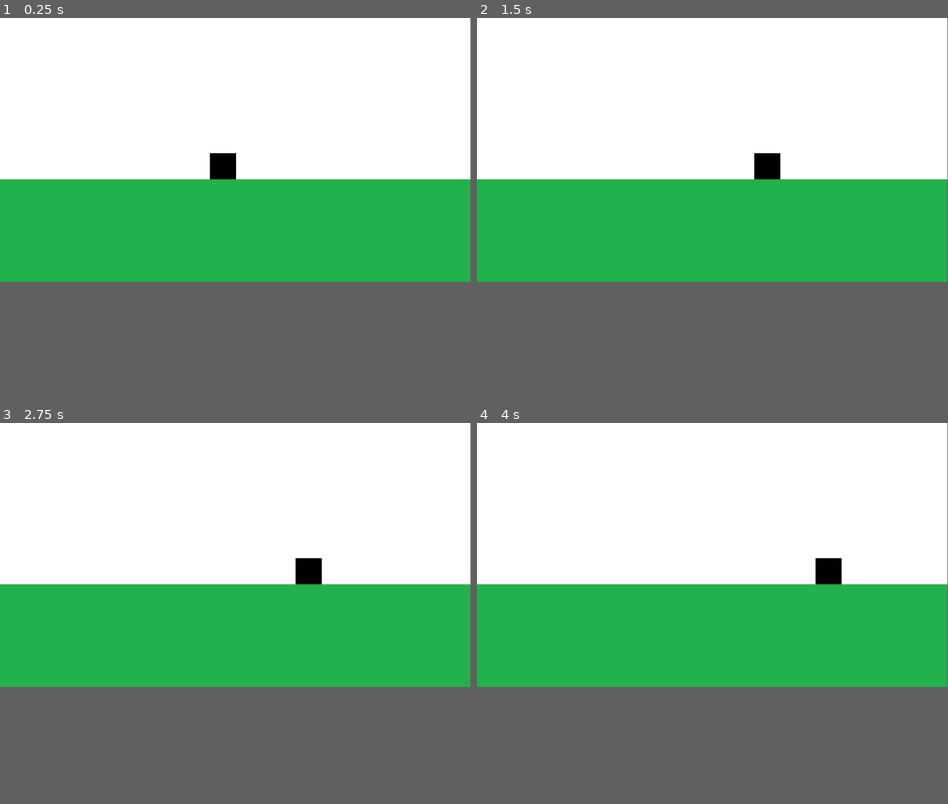
Above: before the commit, frames 1-4 (two rows, left to right).
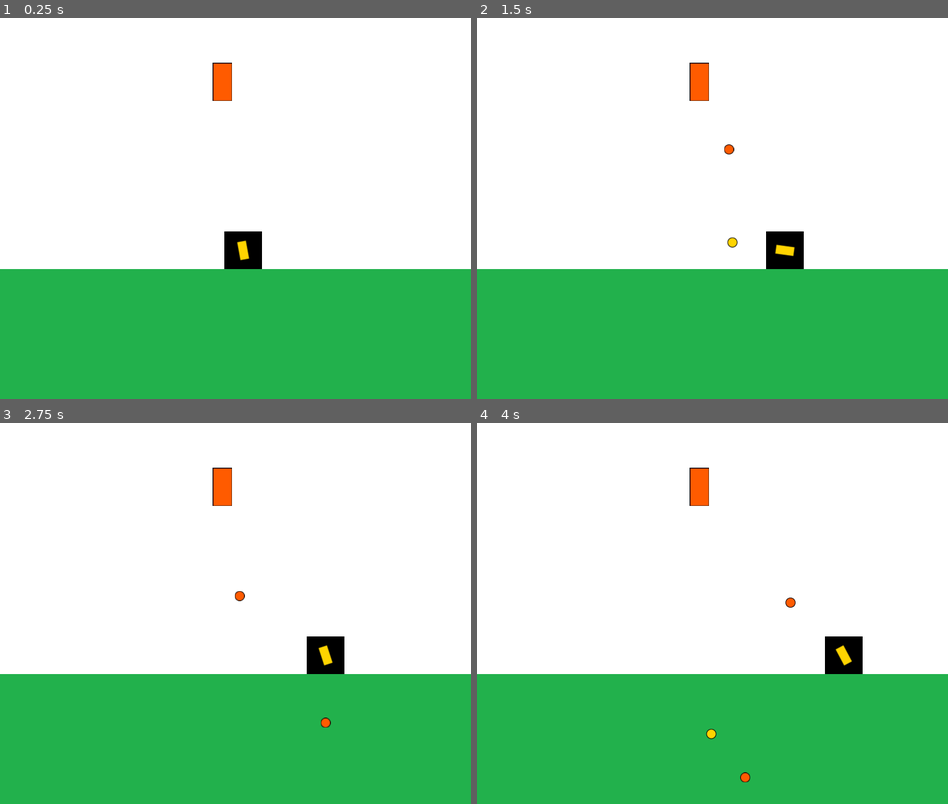
Above: after the commit, the same moments.

Repository: dddaavo/entregas-ipv-duarte-david-ignacio
Game: Godot game, scene res://Main.tscn
The game is run twice, just before and just after one commit, with the same random seed, the same clock (stepped at 60 frames per second) and the same inputs. Before the commit the project starts from res://main.tscn.
Inputs (mouse positions are in pixels of both pictures, inside the frame that each line leads up to):
- Up to frame 1 (0.25 s): no input
- Up to frame 2 (1.5 s): tap Enter at 0.5 s; move the mouse to (816, 136) at 0.52 s; hold D (move_right) 0.53-1.28 s; click (816, 136) at 0.6 s; move the mouse to (618, 162) at 1.27 s; hold A (move_left) from 1.28 s (still down); click (618, 162) at 1.35 s
- Up to frame 3 (2.75 s): move the mouse to (282, 495) at 2.02 s; release A (move_left) at 2.03 s; hold D (move_right) from 2.03 s (still down); click (282, 495) at 2.1 s
- Up to frame 4 (4 s): move the mouse to (688, 609) at 2.77 s; click (688, 609) at 2.85 s; move the mouse to (853, 594) at 3.52 s; release D (move_right) at 3.53 s; hold A (move_left) from 3.53 s (still down); click (853, 594) at 3.6 s
In our replay, the window is 799x449 before the commit and 800x648 after it. These sizes can differ from the game's own. Grey fills any space a smaller window leaves; there, only what the larger window draws over its background counts as a difference.

The runs differ from the first frame. In frame 1, 24% of the frame differs, in the area x 0-100%, y 0-66%; in frame 2, 25%; in frame 3, 25%; in frame 4, 25%, in the area x 0-100%, y 0-95%.

Commit message:
Desafio #2 completo - Player con cañon y torreta

Diff:
--- /dev/null
+++ b/entrega-2-duarte-david/Main.tscn
@@ -0,0 +1,32 @@
+[gd_scene load_steps=6 format=3 uid="uid://dybujd8q5psh"]
+
+[ext_resource type="PackedScene" uid="uid://qgfpg5ilkip3" path="res://entities/player/Player.tscn" id="1"]
+[ext_resource type="Script" uid="uid://cdypgli8kncx6" path="res://main.gd" id="1_cm0pq"]
+[ext_resource type="Texture2D" uid="uid://db18bb7akem6" path="res://assets/textures/background.png" id="2"]
+[ext_resource type="Texture2D" uid="uid://doucm3w3kmah1" path="res://assets/textures/floor.png" id="3"]
+[ext_resource type="PackedScene" uid="uid://hw1hwwmlfk25" path="res://entities/enemies/turret.tscn" id="5_fos0i"]
+
+[node name="Main" type="Node"]
+script = ExtResource("1_cm0pq")
+
+[node name="Background" type="TextureRect" parent="."]
+anchors_preset = 15
+anchor_right = 1.0
+anchor_bottom = 1.0
+texture = ExtResource("2")
+expand_mode = 1
+
+[node name="Floor" type="TextureRect" parent="."]
+anchors_preset = -1
+anchor_top = 0.699
+anchor_right = 1.0
+anchor_bottom = 1.0
+offset_top = -25.952
+texture = ExtResource("3")
+expand_mode = 1
+
+[node name="Player" parent="." instance=ExtResource("1")]
+position = Vector2(413.003, 395.272)
+
+[node name="Turret" parent="." instance=ExtResource("5_fos0i")]
+position = Vector2(378, 109)
--- /dev/null
+++ b/entrega-2-duarte-david/default_env.tres
@@ -0,0 +1,7 @@
+[gd_resource type="Environment" load_steps=2 format=3 uid="uid://b1vnahb7ucaht"]
+
+[sub_resource type="Sky" id="1"]
+
+[resource]
+background_mode = 2
+sky = SubResource("1")
--- /dev/null
+++ b/entrega-2-duarte-david/entities/AbstractProjectile.tscn
@@ -0,0 +1,11 @@
+[gd_scene load_steps=2 format=3 uid="uid://kjukcqpom8io"]
+
+[ext_resource type="Script" uid="uid://ckdd2gk4j718p" path="res://entities/abstract_projectile.gd" id="1_kst0p"]
+
+[node name="Projectile" type="Sprite2D"]
+script = ExtResource("1_kst0p")
+speed = 10
+
+[node name="Timer" type="Timer" parent="."]
+
+[connection signal="timeout" from="Timer" to="." method="_on_timer_timeout"]
--- /dev/null
+++ b/entrega-2-duarte-david/entities/abstract_projectile.gd
@@ -0,0 +1,22 @@
+extends Sprite2D
+class_name Projectile
+
+signal delete_requested(projectile)
+
+@export var speed:int = 50
+var direction:Vector2
+
+func _ready():
+	set_physics_process(false)
+
+func _physics_process(delta: float) -> void:
+	position += direction * speed * delta
+
+func set_starting_values(starting_position:Vector2, direction:Vector2):
+	$Timer.start()
+	global_position = starting_position
+	self.direction = direction
+	set_physics_process(true)
+
+func _on_timer_timeout() -> void:
+	emit_signal("delete_requested", self)
--- /dev/null
+++ b/entrega-2-duarte-david/entities/enemies/projectile.tscn
@@ -0,0 +1,11 @@
+[gd_scene load_steps=3 format=3 uid="uid://bsdid5y64t36q"]
+
+[ext_resource type="PackedScene" uid="uid://kjukcqpom8io" path="res://entities/AbstractProjectile.tscn" id="1_uu7u1"]
+[ext_resource type="Texture2D" uid="uid://cveubo4q8shu" path="res://assets/textures/proyectile_turret.png" id="2_1ljup"]
+
+[node name="Projectile" instance=ExtResource("1_uu7u1")]
+texture = ExtResource("2_1ljup")
+speed = 250
+
+[node name="Timer" parent="." index="0"]
+wait_time = 5.0
--- /dev/null
+++ b/entrega-2-duarte-david/entities/enemies/turret.gd
@@ -0,0 +1,24 @@
+extends Sprite2D
+
+@export var projectile_scene:PackedScene
+
+var projectile_container:Node
+var player
+
+func set_values(player, projectile_container):
+	self.player = player
+	self.projectile_container = projectile_container
+	$Timer.start()
+
+func _on_timer_timeout() -> void:
+	fire()
+
+func fire():
+	var projectile:Projectile = projectile_scene.instantiate()
+	projectile_container.add_child(projectile)
+	projectile.set_starting_values($FirePosition.global_position, (player.global_position - $FirePosition.global_position).normalized())
+	projectile.connect("delete_requested", _on_projectile_delete_requested)
+
+func _on_projectile_delete_requested(projectile):
+	projectile_container.remove_child(projectile)
+	projectile.queue_free()
--- /dev/null
+++ b/entrega-2-duarte-david/entities/enemies/turret.tscn
@@ -0,0 +1,16 @@
+[gd_scene load_steps=4 format=3 uid="uid://hw1hwwmlfk25"]
+
+[ext_resource type="Texture2D" uid="uid://dfau5corr8tfm" path="res://assets/textures/turret.png" id="1_sy5ka"]
+[ext_resource type="Script" uid="uid://oxpgo0pt8h7p" path="res://entities/enemies/turret.gd" id="2_h6tj7"]
+[ext_resource type="PackedScene" uid="uid://bsdid5y64t36q" path="res://entities/enemies/projectile.tscn" id="3_aiw5j"]
+
+[node name="Turret" type="Sprite2D"]
+texture = ExtResource("1_sy5ka")
+script = ExtResource("2_h6tj7")
+projectile_scene = ExtResource("3_aiw5j")
+
+[node name="FirePosition" type="Marker2D" parent="."]
+
+[node name="Timer" type="Timer" parent="."]
+
+[connection signal="timeout" from="Timer" to="." method="_on_timer_timeout"]
--- a/entrega-2-duarte-david/entities/player.gd
+++ /dev/null
@@ -1,8 +0,0 @@
-extends Sprite2D
-
-@export var speed:float = 100
-
-# Called every frame. 'delta' is the elapsed time since the previous frame.
-func _process(delta: float) -> void:
-	var direction:int = int(Input.is_action_pressed("move_right")) - int(Input.is_action_pressed("move_left"))
-	position.x += direction * speed * delta
--- a/entrega-2-duarte-david/entities/player.tscn
+++ /dev/null
@@ -1,8 +0,0 @@
-[gd_scene load_steps=3 format=3 uid="uid://ce2it4ts4o4nj"]
-
-[ext_resource type="Texture2D" uid="uid://cxw8qi05vkl2v" path="res://assets/player.png" id="1_merdl"]
-[ext_resource type="Script" uid="uid://677ir062iwu6" path="res://entities/player.gd" id="2_b0kkn"]
-
-[node name="Player" type="Sprite2D"]
-texture = ExtResource("1_merdl")
-script = ExtResource("2_b0kkn")
--- /dev/null
+++ b/entrega-2-duarte-david/entities/player/Player.gd
@@ -0,0 +1,24 @@
+extends Sprite2D
+
+@onready var cannon:Sprite2D = $Cannon
+
+var speed = 200 #Pixeles
+
+var projectile_container:Node
+
+var velocity
+
+func set_projectile_container(container:Node):
+	cannon.projectile_container = container
+	projectile_container = container
+
+func _physics_process(delta):
+	var direction:int = int(Input.is_action_pressed("move_right")) - int(Input.is_action_pressed("move_left"))
+
+	var mouse_position:Vector2 = get_global_mouse_position() # VECTOR OBJETIVO
+	cannon.look_at(mouse_position)
+
+	if Input.is_action_just_pressed("fire"):
+		cannon.fire()
+
+	position.x += direction * speed * delta
--- /dev/null
+++ b/entrega-2-duarte-david/entities/player/Player.tscn
@@ -0,0 +1,20 @@
+[gd_scene load_steps=6 format=3 uid="uid://qgfpg5ilkip3"]
+
+[ext_resource type="Script" uid="uid://cxrcfe0narinx" path="res://entities/player/Player.gd" id="1"]
+[ext_resource type="Texture2D" uid="uid://dudq8vodp6hh5" path="res://assets/textures/player.png" id="2"]
+[ext_resource type="Texture2D" uid="uid://bfa28wusi72vf" path="res://assets/textures/cannon.png" id="3_l3c03"]
+[ext_resource type="Script" uid="uid://dmvk4f6gcgfti" path="res://entities/player/cannon.gd" id="4_eaotn"]
+[ext_resource type="PackedScene" uid="uid://bo85cm6254hpt" path="res://entities/player/projectile.tscn" id="5_g3lhm"]
+
+[node name="Player" type="Sprite2D"]
+position = Vector2(-0.0635071, 0.165405)
+texture = ExtResource("2")
+script = ExtResource("1")
+
+[node name="Cannon" type="Sprite2D" parent="."]
+texture = ExtResource("3_l3c03")
+script = ExtResource("4_eaotn")
+projectile_scene = ExtResource("5_g3lhm")
+
+[node name="FirePosition" type="Marker2D" parent="Cannon"]
+position = Vector2(17.0635, -0.165405)
--- /dev/null
+++ b/entrega-2-duarte-david/entities/player/cannon.gd
@@ -0,0 +1,19 @@
+extends Sprite2D
+
+@onready var fire_position:Marker2D = $FirePosition
+@export var projectile_scene:PackedScene
+
+var projectile_container:Node
+
+func fire():
+	var projectile_instance:Projectile = projectile_scene.instantiate()
+	projectile_container.add_child(projectile_instance)
+
+	var projectile_direction = fire_position.global_position - global_position
+	projectile_instance.set_starting_values(fire_position.global_position, projectile_direction)
+
+	projectile_instance.connect("delete_requested", _on_projectile_delete_requested)
+
+func _on_projectile_delete_requested(projectile):
+	projectile_container.remove_child(projectile)
+	projectile.queue_free()
--- /dev/null
+++ b/entrega-2-duarte-david/entities/player/projectile.tscn
@@ -0,0 +1,11 @@
+[gd_scene load_steps=3 format=3 uid="uid://bo85cm6254hpt"]
+
+[ext_resource type="PackedScene" uid="uid://kjukcqpom8io" path="res://entities/AbstractProjectile.tscn" id="1_txje5"]
+[ext_resource type="Texture2D" uid="uid://d3eps8lptvvo8" path="res://assets/textures/proyectile_player.png" id="2_kf17x"]
+
+[node name="Projectile" instance=ExtResource("1_txje5")]
+texture = ExtResource("2_kf17x")
+speed = 50
+
+[node name="Timer" parent="." index="0"]
+wait_time = 3.0
--- a/entrega-2-duarte-david/icon.svg
+++ /dev/null
@@ -1 +0,0 @@
-<svg xmlns="http://www.w3.org/2000/svg" width="128" height="128"><rect width="124" height="124" x="2" y="2" fill="#363d52" stroke="#212532" stroke-width="4" rx="14"/><g fill="#fff" transform="translate(12.322 12.322)scale(.101)"><path d="M105 673v33q407 354 814 0v-33z"/><path fill="#478cbf" d="m105 673 152 14q12 1 15 14l4 67 132 10 8-61q2-11 15-15h162q13 4 15 15l8 61 132-10 4-67q3-13 15-14l152-14V427q30-39 56-81-35-59-83-108-43 20-82 47-40-37-88-64 7-51 8-102-59-28-123-42-26 43-46 89-49-7-98 0-20-46-46-89-64 14-123 42 1 51 8 102-48 27-88 64-39-27-82-47-48 49-83 108 26 42 56 81zm0 33v39c0 276 813 276 814 0v-39l-134 12-5 69q-2 10-14 13l-162 11q-12 0-16-11l-10-65H446l-10 65q-4 11-16 11l-162-11q-12-3-14-13l-5-69z"/><path d="M483 600c0 34 58 34 58 0v-86c0-34-58-34-58 0z"/><circle cx="725" cy="526" r="90"/><circle cx="299" cy="526" r="90"/></g><g fill="#414042" transform="translate(12.322 12.322)scale(.101)"><circle cx="307" cy="532" r="60"/><circle cx="717" cy="532" r="60"/></g></svg>
--- /dev/null
+++ b/entrega-2-duarte-david/main.gd
@@ -0,0 +1,5 @@
+extends Node
+
+func _ready() -> void:
+	$Player.set_projectile_container(self)
+	$Turret.set_values($Player, self)
--- a/entrega-2-duarte-david/main.tscn
+++ /dev/null
@@ -1,31 +0,0 @@
-[gd_scene load_steps=5 format=3 uid="uid://bxkg1ple840o"]
-
-[ext_resource type="PackedScene" uid="uid://ce2it4ts4o4nj" path="res://entities/player.tscn" id="1_ig7tw"]
-[ext_resource type="Script" uid="uid://bdgudplyrbhte" path="res://entities/player.gd" id="2_0xm2m"]
-[ext_resource type="Texture2D" uid="uid://dtvfibwgn4pkp" path="res://assets/floor.png" id="2_1bvp3"]
-[ext_resource type="Texture2D" uid="uid://cqgriqwchamob" path="res://assets/background.png" id="3_h2yge"]
-
-[node name="Main" type="Node"]
-
-[node name="Background" type="TextureRect" parent="."]
-anchors_preset = 15
-anchor_right = 1.0
-anchor_bottom = 1.0
-grow_horizontal = 2
-grow_vertical = 2
-texture = ExtResource("3_h2yge")
-
-[node name="TextureRect" type="TextureRect" parent="."]
-anchors_preset = 12
-anchor_top = 1.0
-anchor_right = 1.0
-anchor_bottom = 1.0
-offset_top = -252.0
-grow_horizontal = 2
-grow_vertical = 0
-texture = ExtResource("2_1bvp3")
-
-[node name="Player" parent="." instance=ExtResource("1_ig7tw")]
-position = Vector2(546, 364)
-script = ExtResource("2_0xm2m")
-speed = 300.0
--- a/entrega-2-duarte-david/project.godot
+++ b/entrega-2-duarte-david/project.godot
@@ -10,22 +10,36 @@
 
 [application]
 
-config/name="entrega-2-duarte-david"
-run/main_scene="uid://bxkg1ple840o"
-config/features=PackedStringArray("4.4", "Forward Plus")
-config/icon="res://icon.svg"
+config/name="Proyecto Godot - Clase 3"
+run/main_scene="res://Main.tscn"
+config/features=PackedStringArray("4.4")
+config/icon="res://icon.png"
+
+[display]
+
+window/size/viewport_width=800
+window/stretch/mode="2d"
 
 [input]
 
 move_left={
-"deadzone": 0.2,
-"events": [Object(InputEventKey,"resource_local_to_scene":false,"resource_name":"","device":-1,"window_id":0,"alt_pressed":false,"shift_pressed":false,"ctrl_pressed":false,"meta_pressed":false,"pressed":false,"keycode":0,"physical_keycode":4194319,"key_label":0,"unicode":0,"location":0,"echo":false,"script":null)
-, Object(InputEventKey,"resource_local_to_scene":false,"resource_name":"","device":-1,"window_id":0,"alt_pressed":false,"shift_pressed":false,"ctrl_pressed":false,"meta_pressed":false,"pressed":false,"keycode":0,"physical_keycode":65,"key_label":0,"unicode":97,"location":0,"echo":false,"script":null)
+"deadzone": 0.5,
+"events": [Object(InputEventKey,"resource_local_to_scene":false,"resource_name":"","device":0,"window_id":0,"alt_pressed":false,"shift_pressed":false,"ctrl_pressed":false,"meta_pressed":false,"pressed":false,"keycode":65,"physical_keycode":0,"key_label":0,"unicode":0,"location":0,"echo":false,"script":null)
+, Object(InputEventKey,"resource_local_to_scene":false,"resource_name":"","device":0,"window_id":0,"alt_pressed":false,"shift_pressed":false,"ctrl_pressed":false,"meta_pressed":false,"pressed":false,"keycode":4194319,"physical_keycode":0,"key_label":0,"unicode":0,"location":0,"echo":false,"script":null)
 ]
 }
 move_right={
-"deadzone": 0.2,
-"events": [Object(InputEventKey,"resource_local_to_scene":false,"resource_name":"","device":-1,"window_id":0,"alt_pressed":false,"shift_pressed":false,"ctrl_pressed":false,"meta_pressed":false,"pressed":false,"keycode":0,"physical_keycode":4194321,"key_label":0,"unicode":0,"location":0,"echo":false,"script":null)
-, Object(InputEventKey,"resource_local_to_scene":false,"resource_name":"","device":-1,"window_id":0,"alt_pressed":false,"shift_pressed":false,"ctrl_pressed":false,"meta_pressed":false,"pressed":false,"keycode":0,"physical_keycode":68,"key_label":0,"unicode":100,"location":0,"echo":false,"script":null)
+"deadzone": 0.5,
+"events": [Object(InputEventKey,"resource_local_to_scene":false,"resource_name":"","device":0,"window_id":0,"alt_pressed":false,"shift_pressed":false,"ctrl_pressed":false,"meta_pressed":false,"pressed":false,"keycode":68,"physical_keycode":0,"key_label":0,"unicode":0,"location":0,"echo":false,"script":null)
+, Object(InputEventKey,"resource_local_to_scene":false,"resource_name":"","device":0,"window_id":0,"alt_pressed":false,"shift_pressed":false,"ctrl_pressed":false,"meta_pressed":false,"pressed":false,"keycode":4194321,"physical_keycode":0,"key_label":0,"unicode":0,"location":0,"echo":false,"script":null)
 ]
 }
+fire={
+"deadzone": 0.2,
+"events": [Object(InputEventMouseButton,"resource_local_to_scene":false,"resource_name":"","device":-1,"window_id":0,"alt_pressed":false,"shift_pressed":false,"ctrl_pressed":false,"meta_pressed":false,"button_mask":0,"position":Vector2(0, 0),"global_position":Vector2(0, 0),"factor":1.0,"button_index":1,"canceled":false,"pressed":false,"double_click":false,"script":null)
+]
+}
+
+[rendering]
+
+environment/defaults/default_environment="res://default_env.tres"
Renamed: entrega-2-duarte-david/assets/background.png -> entrega-2-duarte-david/assets/textures/background.png
Not shown, added: entrega-2-duarte-david/assets/textures/background.png.import
Binary file added: entrega-2-duarte-david/assets/textures/cannon.png
Not shown, changed: entrega-2-duarte-david/assets/textures/cannon.png.import
Renamed: entrega-2-duarte-david/assets/floor.png -> entrega-2-duarte-david/assets/textures/floor.png
Not shown, added: entrega-2-duarte-david/assets/textures/floor.png.import
Renamed: entrega-2-duarte-david/assets/player.png -> entrega-2-duarte-david/assets/textures/player.png
Not shown, added: entrega-2-duarte-david/assets/textures/player.png.import
Binary file added: entrega-2-duarte-david/assets/textures/proyectile_player.png
Not shown, changed: entrega-2-duarte-david/assets/textures/proyectile_player.png.import
Binary file added: entrega-2-duarte-david/assets/textures/proyectile_turret.png
Not shown, added: entrega-2-duarte-david/assets/textures/proyectile_turret.png.import
(and 10 more such lines)
